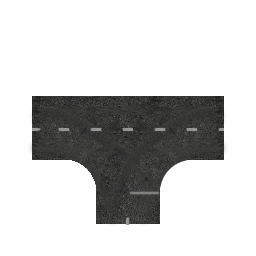
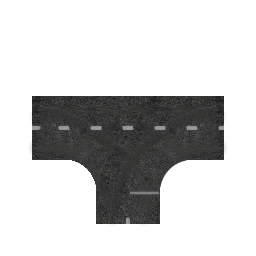
Layer changes from the first 256 x 256 image to the second:
painted on "Pasted Layer #1" over [32, 124, 224, 225]
